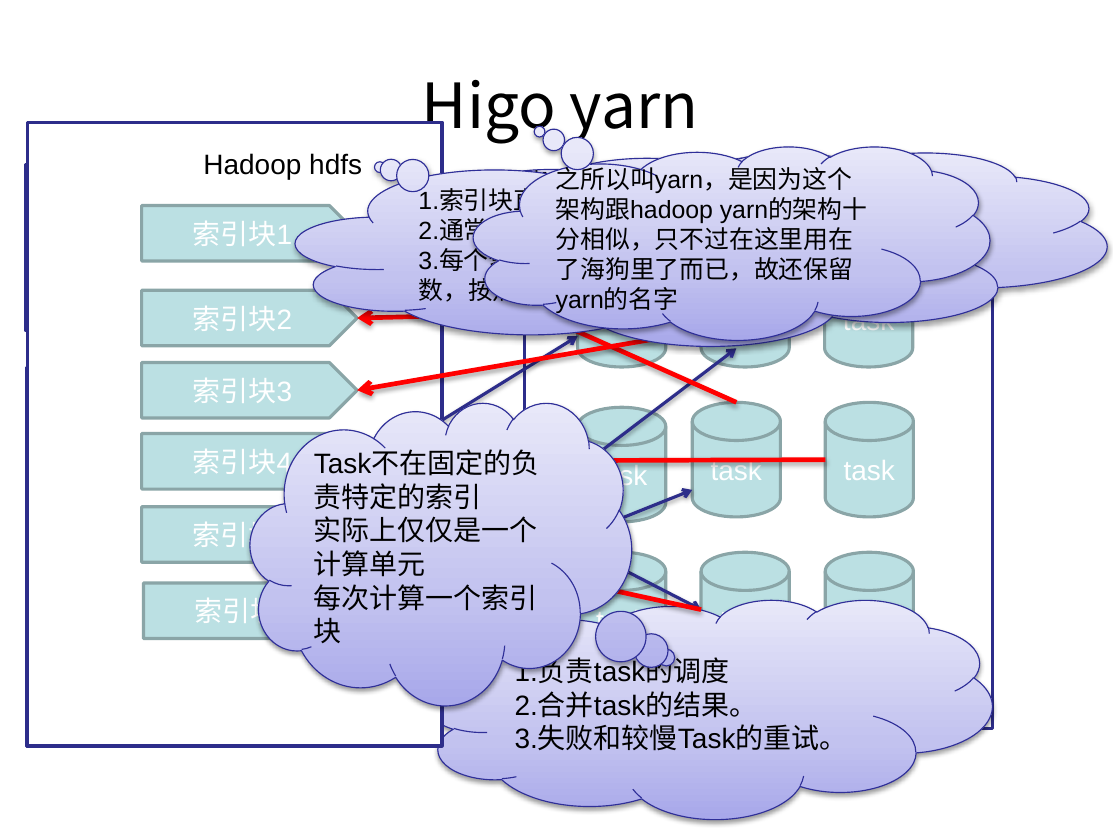
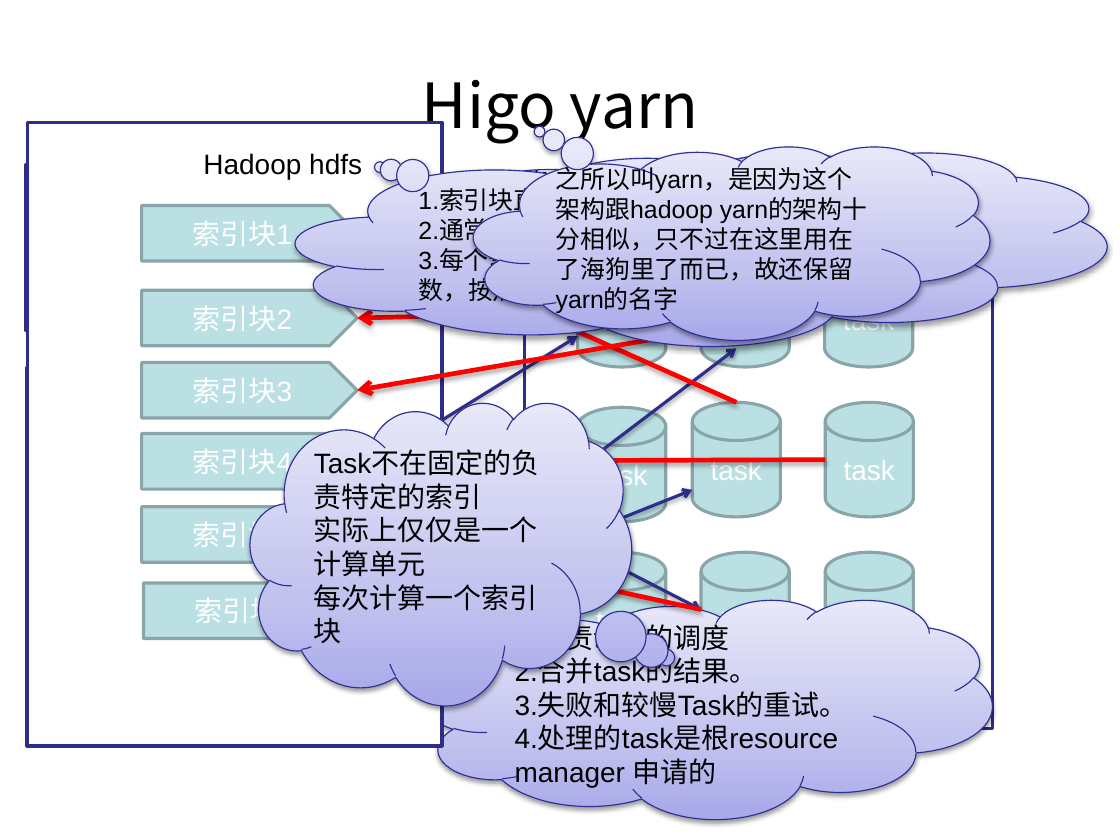
Before and after one commit to muyannian/higo, a slide deck: slide 19 of doc/higo.pptx. Drawn at 1120x840 pixels with LibreOffice and Linux fonts; fonts in the diff are those of the drawing; background and template pictures are left out. Boxes give left, top, right and bottom in pixels: in the first picture for what was removed or moved away, otherwise in the second. Text is boxed around its words. In the diff, an @@ line names an element or a change of style, - is before the commit and + after.

Commit message:
更新文档

```diff
--- a/doc/higo.pptx
+++ b/doc/higo.pptx
@@ text in thought cloud at [515,727,839,790]: paragraph added @@
+4.处理的task是根resource manager 申请的
```
